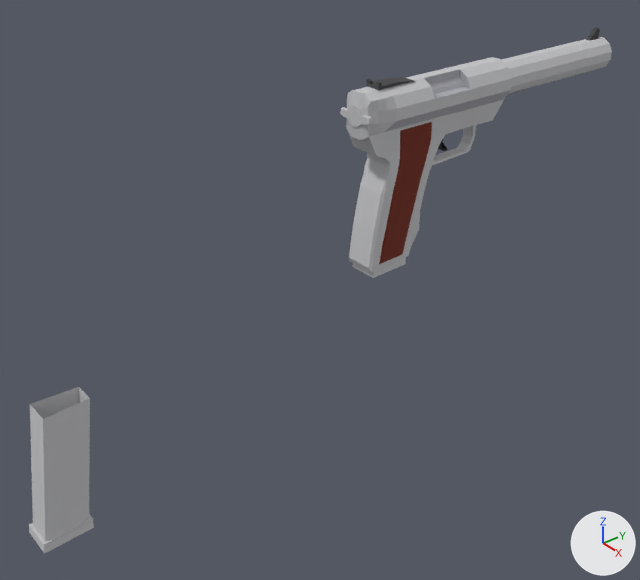
Two versions of the Blender file Art/3D/Blender/mk57.blend, one commit apart.
Rendered twice from a camera (50 mm lens) standing at (1.26, -1.394, 0.78) and looking at (-0.018, -0.361, -0.128). The lights are fixed; the arrows at lower right show +X, +Y and +Z. The first picture is the older version.

Names of what the first picture shows: 'Body', 'dummy' and 3 more.
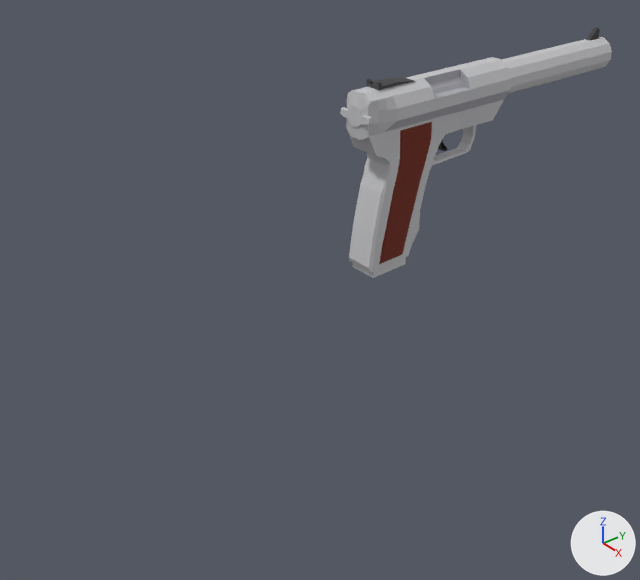
Changed parts and their boxes [x1, y1, x2, y2] in the pictures (640 x 580 px):
'dummy', hidden: before [29, 387, 94, 554]

Diff of the bpy script that builds the scene:
```diff
--- a/Art/3D/Blender/mk57.blend.py
+++ b/Art/3D/Blender/mk57.blend.py
@@ ob_dummy @@
 ob_dummy.location = (0.0, -0.967, -0.138)
+ob_dummy.hide_render = True
```
